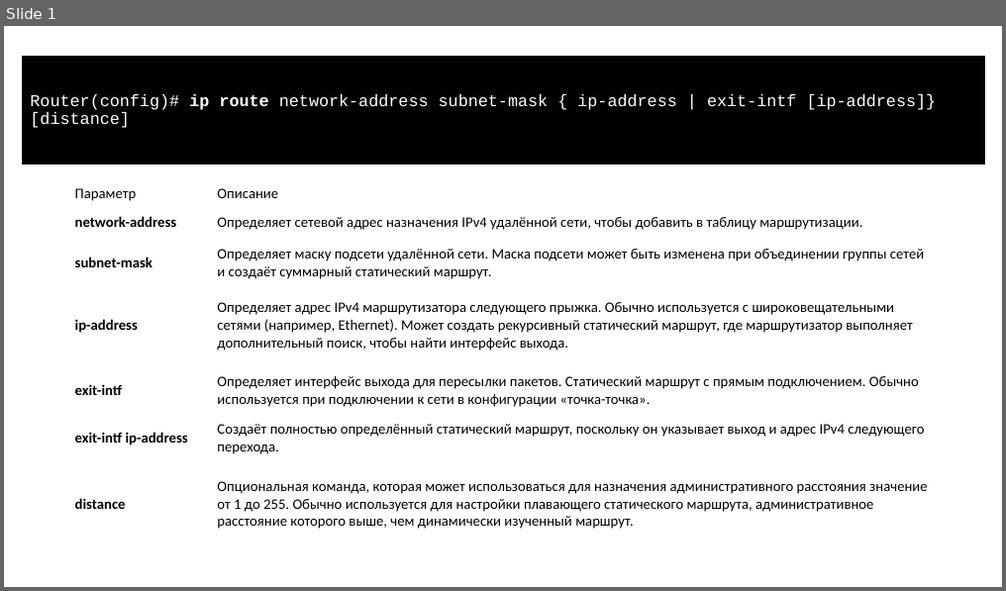
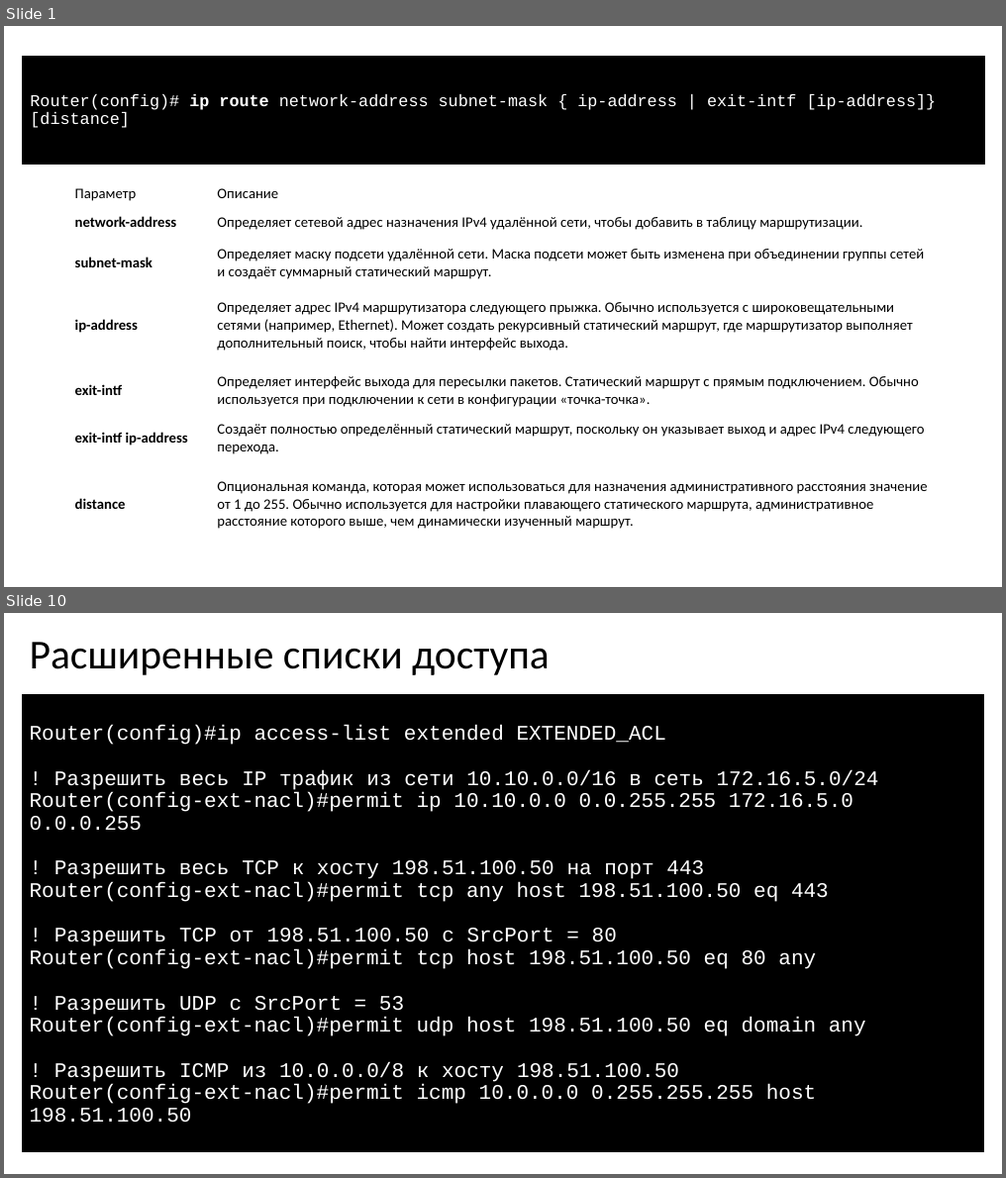
Before and after one commit to gas533/itn, a slide deck: 1.10 Practice/1.10 Practice.pptx. Shown one above the other, each under a label of ours: slide 1 before the commit, slides 1 and 10 after it; the slides between them are not shown. The pictures are 1006x591 and 1006x1178 pixels, drawn with LibreOffice and Linux fonts; fonts in the diff are those of the drawing. Boxes give left, top, right and bottom in pixels: in the first picture for what was removed or moved away, otherwise in the second. Text is boxed around its words. In the diff, an @@ line names an element or a change of style, - is before the commit and + after.

```diff
--- a/1.10 Practice/1.10 Practice.pptx
+++ b/1.10 Practice/1.10 Practice.pptx
@@ slide 10 added at bbox=[4, 613, 1002, 1174], background #FFFFFF @@
@@ title added at bbox=[30, 642, 549, 675], 39.6 pt, text #000000 @@
+Расширенные списки доступа
@@ rectangle added at bbox=[22, 694, 985, 1153], fill #000000, outline #000000 0.75 pt, 20 pt, text #FFFFFF @@
+Router(config)#ip access-list extended EXTENDED_ACL
+! Разрешить весь IP трафик из сети 10.10.0.0/16 в сеть 172.16.5.0/24
+Router(config-ext-nacl)#permit ip 10.10.0.0 0.0.255.255 172.16.5.0 0.0.0.255
+! Разрешить весь TCP к хосту 198.51.100.50 на порт 443
+Router(config-ext-nacl)#permit tcp any host 198.51.100.50 eq 443
+! Разрешить TCP от 198.51.100.50 с SrcPort = 80
+Router(config-ext-nacl)#permit tcp host 198.51.100.50 eq 80 any
+! Разрешить UDP с SrcPort = 53
+Router(config-ext-nacl)#permit udp host 198.51.100.50 eq domain any
+! Разрешить ICMP из 10.0.0.0/8 к хосту 198.51.100.50
+Router(config-ext-nacl)#permit icmp 10.0.0.0 0.255.255.255 host 198.51.100.50
```
Also in this commit, not shown: 1 slide changed, 10 other slides added, 12 other files.
